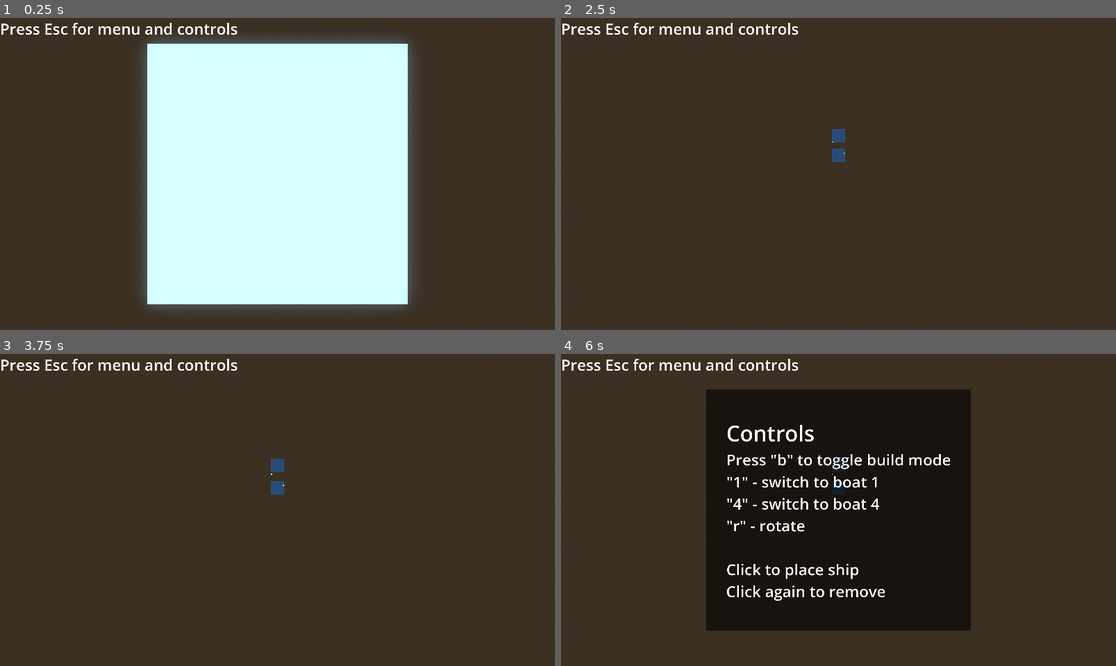
Above: before the commit, frames 1-4 (two rows, left to right).
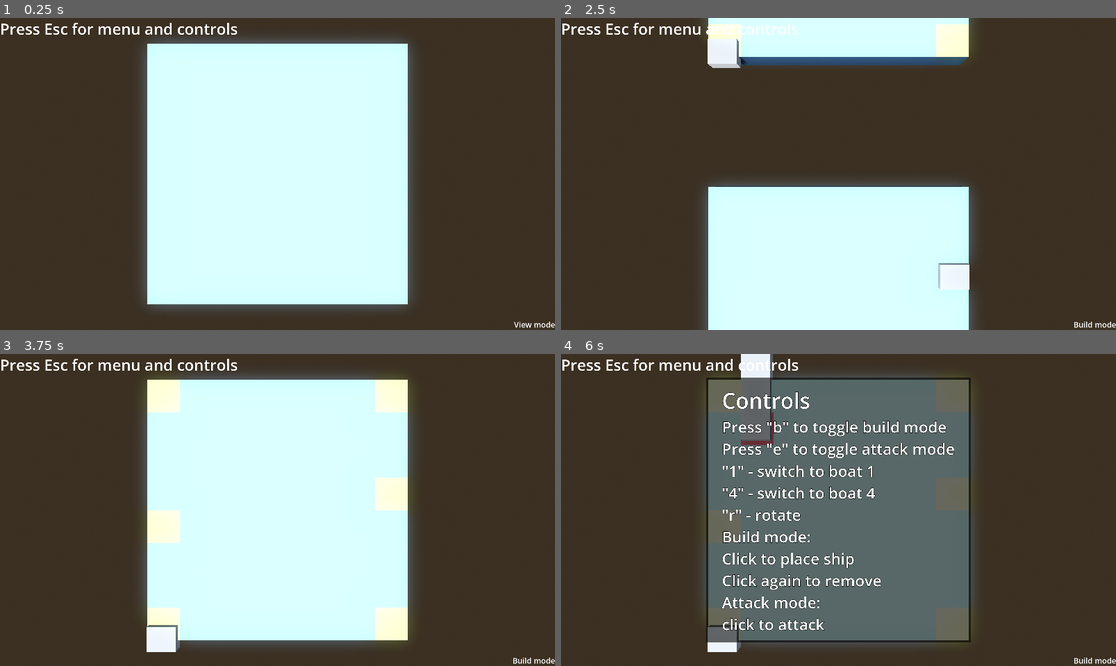
Above: after the commit, the same moments.

Repository: Qwenty228/netcentric
Game: Godot game, scene res://base_level.tscn
Same seed, same stepped clock (60 frames per second), same inputs: the game is played once before the commit and once after it.
Inputs (mouse positions are in pixels of both pictures, inside the frame that each line leads up to):
- Up to frame 1 (0.25 s): no input
- Up to frame 2 (2.5 s): tap Enter (switch_board) at 0.5, 1.55, 2.1 s; move the mouse to (960, 158) at 0.52 s; tap B (build) at 0.6 s; click (960, 158) at 0.8 s; move the mouse to (727, 189) at 1.27 s; click (727, 189) at 1.35 s; move the mouse to (894, 105) at 2.02 s; tap = (zoom, bound only before the commit) at 2.3 s
- Up to frame 3 (3.75 s): move the mouse to (249, 572) at 2.77 s; tap = (zoom, bound only before the commit) at 2.85 s; tap - (zoom_out, bound only before the commit) at 3.05, 3.6 s; tap Space at 3.5 s; move the mouse to (444, 556) at 3.52 s
- Up to frame 4 (6 s): tap E (attack, bound only after the commit) at 3.8, 4.35 s; tap Escape (menu) at 4.15 s; tap B (build) at 4.25, 4.55, 5, 5.75 s; move the mouse to (672, 463) at 4.27 s; move the mouse to (866, 510) at 5.02 s; tap 1 (boat1) at 5.1 s; click (866, 510) at 5.3 s; move the mouse to (755, 432) at 5.77 s; tap 4 (boat4) at 5.85 s

The runs differ from the first frame. In frame 1, less than 0.1% of the frame differs, in the area x 92-100%, y 97-100%; in frame 2, 30%; in frame 3, 42%, in the area x 25-100%, y 6-100%; in frame 4, 41%.

Commit message:
Move input readers to base_level

Diff:
--- /dev/null
+++ b/Boats/boat_manager.tscn
@@ -0,0 +1,11 @@
+[gd_scene load_steps=4 format=3 uid="uid://b2y3k1dtgksps"]
+
+[ext_resource type="Script" path="res://boat_manager.gd" id="1_120tb"]
+[ext_resource type="PackedScene" uid="uid://c2yxhd1w7tb60" path="res://Boats/small_boat.tscn" id="2_8on1q"]
+[ext_resource type="PackedScene" uid="uid://dekylbw61q2f4" path="res://Boats/boat_4.tscn" id="3_dfjgg"]
+
+[node name="BoatManager" type="Node3D"]
+transform = Transform3D(1, 0, 0, 0, 1, 0, 0, 0, 1, 0, 0, 35.2)
+script = ExtResource("1_120tb")
+boat_1 = ExtResource("2_8on1q")
+boat_4 = ExtResource("3_dfjgg")
--- a/RayPickerCamera/ray_picker_camera.gd
+++ b/RayPickerCamera/ray_picker_camera.gd
@@ -1,24 +1,24 @@
 extends Camera3D
 
 @export var grid_map: GridMap
-@export var boat_manager: Node3D
-
 @onready var ray_cast_3d: RayCast3D = $RayCast3D
 
+var boat_manager: Node3D
 var build_mode: bool
+var attack_mode: bool
 var previous_cell: Vector3i
 var previous_boat: Node3D
 var previous_pos: Vector3
 
 func _ready() -> void:
 	build_mode = false
+	attack_mode = false
 
 
 # Called every frame. 'delta' is the elapsed time since the previous frame.
 func _process(delta: float) -> void:
-	if Input.is_action_just_pressed("build"):
-		build_mode = !build_mode
-		toggle_build()
+	#switch boat manager
+	boat_manager = grid_map.get_parent().get_child(-1)
 
 	var mouse_position: Vector2 = get_viewport().get_mouse_position()
 	ray_cast_3d.target_position = project_local_ray_normal(mouse_position) * 500
@@ -27,11 +27,20 @@
 		Input.set_default_cursor_shape(Input.CURSOR_POINTING_HAND)
 		var collider = ray_cast_3d.get_collider()
 		if collider is GridMap:
+			var collision_point = ray_cast_3d.get_collision_point()
+			var cell = grid_map.local_to_map(collision_point)
+			var tile_position = grid_map.map_to_local(cell)
+
+			#attack enemy
+			if attack_mode:
+				if Input.is_action_just_pressed("click"):
+					if grid_map.is_hit(cell):
+						print("hit")
+					else:
+						print("miss")
+
+			# place ships
 			if build_mode:
-				var collision_point = ray_cast_3d.get_collision_point()
-				var cell = grid_map.local_to_map(collision_point)
-				var tile_position = grid_map.map_to_local(cell)
-
 				#boat rotation
 				if Input.is_action_just_pressed("rotate"):
 					if previous_boat != null:
--- a/base_level.gd
+++ b/base_level.gd
@@ -4,22 +4,33 @@
 @onready var opponent_grid_map: GridMap = $OppBoard/OppMap
 @onready var animation_player: AnimationPlayer = $AnimationPlayer
 @onready var ray_picker_camera: Camera3D = $RayPickerCamera
+@onready var mode_label: Label = $MenuScreen/ModeLabel
 
 var player_board := true
 
 func _ready() -> void:
-	menu_screen.visible = false
+	menu_screen.get_child(0).visible = false
 	ray_picker_camera.grid_map = player_map
 
 func _process(delta: float) -> void:
-	if Input.is_action_just_pressed("zoom"):
-		animation_player.play("test")
+	#switch modes
+	if !ray_picker_camera.build_mode and !ray_picker_camera.attack_mode:
+		mode_label.text = "View mode"
 
-	if Input.is_action_just_pressed("zoom_out"):
-		animation_player.play("RESET")
+	if Input.is_action_just_pressed("build"):
+		ray_picker_camera.build_mode = !ray_picker_camera.build_mode
+		ray_picker_camera.toggle_build()
+		mode_label.text = "Build mode"
+
+	if Input.is_action_just_pressed("attack"):
+		if !ray_picker_camera.grid_map.is_player:
+			ray_picker_camera.attack_mode = !ray_picker_camera.attack_mode
+			ray_picker_camera.build_mode = false
+			ray_picker_camera.toggle_build()
+			mode_label.text = "Attack mode"
 
 	if Input.is_action_just_pressed("menu"):
-		menu_screen.visible = !menu_screen.visible
+		menu_screen.get_child(0).visible = !menu_screen.get_child(0).visible
 
 	if Input.is_action_just_pressed("switch_board"):
 		if player_board:
@@ -32,6 +43,7 @@
 		else:
 			animation_player.play("player_board")
 			ray_picker_camera.build_mode = false
+			ray_picker_camera.attack_mode = true
 			ray_picker_camera.toggle_build()
 			player_board = !player_board
 			ray_picker_camera.grid_map = player_map
--- a/base_level.tscn
+++ b/base_level.tscn
@@ -1,12 +1,10 @@
-[gd_scene load_steps=20 format=3 uid="uid://lhxvech2dovd"]
+[gd_scene load_steps=19 format=3 uid="uid://lhxvech2dovd"]
 
 [ext_resource type="Script" path="res://base_level.gd" id="1_i2ccr"]
 [ext_resource type="PackedScene" uid="uid://dg3rm1coyrnis" path="res://RayPickerCamera/ray_picker_camera.tscn" id="1_o0cxu"]
 [ext_resource type="Texture2D" uid="uid://csqphpoynjubs" path="res://kenney_prototype-textures/Vector/texture_08.svg" id="2_apdau"]
-[ext_resource type="Script" path="res://boat_manager.gd" id="2_h3xsi"]
 [ext_resource type="PackedScene" uid="uid://brk2p6bvxe20r" path="res://grid_map.tscn" id="3_1ohpt"]
-[ext_resource type="PackedScene" uid="uid://c2yxhd1w7tb60" path="res://Boats/small_boat.tscn" id="3_pvxw5"]
-[ext_resource type="PackedScene" uid="uid://dekylbw61q2f4" path="res://Boats/boat_4.tscn" id="4_bc6bj"]
+[ext_resource type="PackedScene" uid="uid://b2y3k1dtgksps" path="res://Boats/boat_manager.tscn" id="4_dxq0f"]
 
 [sub_resource type="ProceduralSkyMaterial" id="ProceduralSkyMaterial_hx2ue"]
 sky_horizon_color = Color(0.64625, 0.65575, 0.67075, 1)
@@ -37,6 +35,9 @@
 
 [sub_resource type="LabelSettings" id="LabelSettings_h15kj"]
 font_size = 64
+
+[sub_resource type="LabelSettings" id="LabelSettings_alx3a"]
+font_size = 32
 
 [sub_resource type="Animation" id="Animation_ehr2a"]
 resource_name = "opp_board"
@@ -172,12 +173,9 @@
 material = SubResource("StandardMaterial3D_mgmue")
 
 [node name="GridMap" parent="PlayerBoard" instance=ExtResource("3_1ohpt")]
-
-[node name="BoatManager" type="Node3D" parent="PlayerBoard"]
-transform = Transform3D(1, 0, 0, 0, 1, 0, 0, 0, 1, 0, 0, 35.2)
-script = ExtResource("2_h3xsi")
-boat_1 = ExtResource("3_pvxw5")
-boat_4 = ExtResource("4_bc6bj")
+is_player = true
+
+[node name="BoatManager" parent="PlayerBoard" instance=ExtResource("4_dxq0f")]
 
 [node name="OppBoard" type="Node3D" parent="."]
 transform = Transform3D(1, 0, 0, 0, 1, 0, 0, 0, 1, 0, 0, 55)
@@ -192,10 +190,11 @@
 "cells": PackedInt32Array(65532, 65532, 2, 65532, 65533, 0, 65533, 65533, 0, 65533, 65534, 0, 65534, 65534, 0, 65534, 6 …(738 unchanged characters)…
 }
 
-[node name="RayPickerCamera" parent="." node_paths=PackedStringArray("grid_map", "boat_manager") instance=ExtResource("1_o0cxu")]
+[node name="BoatManager" parent="OppBoard" instance=ExtResource("4_dxq0f")]
+
+[node name="RayPickerCamera" parent="." node_paths=PackedStringArray("grid_map") instance=ExtResource("1_o0cxu")]
 transform = Transform3D(-1, -8.74228e-08, 0, -3.82137e-15, 4.37114e-08, 1, -8.74228e-08, 1, -4.37114e-08, 0, 25, 0.02)
 grid_map = NodePath("../PlayerBoard/GridMap")
-boat_manager = NodePath("../PlayerBoard/BoatManager")
 
 [node name="MenuScreen" type="Control" parent="."]
 layout_mode = 3
@@ -205,7 +204,7 @@
 grow_horizontal = 2
 grow_vertical = 2
 
-[node name="CenterContainer" type="CenterContainer" parent="MenuScreen"]
+[node name="ControlsContainer" type="CenterContainer" parent="MenuScreen"]
 layout_mode = 1
 anchors_preset = 15
 anchor_right = 1.0
@@ -213,46 +212,57 @@
 grow_horizontal = 2
 grow_vertical = 2
 
-[node name="ColorRect" type="ColorRect" parent="MenuScreen/CenterContainer"]
-custom_minimum_size = Vector2(1100, 1000)
+[node name="ColorRect" type="ColorRect" parent="MenuScreen/ControlsContainer"]
+custom_minimum_size = Vector2(1100, 1100)
 layout_mode = 2
 color = Color(0, 0, 0, 0.596078)
 
-[node name="VBoxContainer" type="VBoxContainer" parent="MenuScreen/CenterContainer"]
-layout_mode = 2
-
-[node name="Label3" type="Label" parent="MenuScreen/CenterContainer/VBoxContainer"]
+[node name="VBoxContainer" type="VBoxContainer" parent="MenuScreen/ControlsContainer"]
+layout_mode = 2
+
+[node name="Label3" type="Label" parent="MenuScreen/ControlsContainer/VBoxContainer"]
 layout_mode = 2
 text = "Controls"
 label_settings = SubResource("LabelSettings_ltwcd")
 
-[node name="Label" type="Label" parent="MenuScreen/CenterContainer/VBoxContainer"]
-layout_mode = 2
-text = "Press \"b\" to toggle build mode"
+[node name="Label" type="Label" parent="MenuScreen/ControlsContainer/VBoxContainer"]
+layout_mode = 2
+text = "Press \"b\" to toggle build mode
+Press \"e\" to toggle attack mode"
 label_settings = SubResource("LabelSettings_4yaae")
 
-[node name="Label2" type="Label" parent="MenuScreen/CenterContainer/VBoxContainer"]
+[node name="Label2" type="Label" parent="MenuScreen/ControlsContainer/VBoxContainer"]
 layout_mode = 2
 text = "\"1\" - switch to boat 1
 \"4\" - switch to boat 4
 \"r\" - rotate
-
+Build mode:
 Click to place ship
-Click again to remove"
+Click again to remove
+Attack mode:
+click to attack"
 label_settings = SubResource("LabelSettings_4yaae")
 
-[node name="Control" type="Control" parent="."]
-layout_mode = 3
-anchors_preset = 0
-offset_right = 40.0
-offset_bottom = 40.0
-
-[node name="Label" type="Label" parent="Control"]
+[node name="HelperLabel" type="Label" parent="MenuScreen"]
 layout_mode = 0
-offset_right = 40.0
-offset_bottom = 23.0
+offset_right = 987.0
+offset_bottom = 88.0
 text = "Press Esc for menu and controls"
 label_settings = SubResource("LabelSettings_h15kj")
+
+[node name="ModeLabel" type="Label" parent="MenuScreen"]
+layout_mode = 1
+anchors_preset = 3
+anchor_left = 1.0
+anchor_top = 1.0
+anchor_right = 1.0
+anchor_bottom = 1.0
+offset_left = -71.0
+offset_top = -23.0
+grow_horizontal = 0
+grow_vertical = 0
+text = "View mode"
+label_settings = SubResource("LabelSettings_alx3a")
 
 [node name="AnimationPlayer" type="AnimationPlayer" parent="."]
 libraries = {
--- a/grid_map.gd
+++ b/grid_map.gd
@@ -1,6 +1,8 @@
 extends GridMap
 
-func is_hit(attack_position:Vector3) -> bool:
+@export var is_player: bool
+
+func is_hit(attack_position:Vector3i) -> bool:
 	var pos = local_to_map(attack_position)
 	if get_cell_item(attack_position) == 2:
 		return true
--- a/project.godot
+++ b/project.godot
@@ -67,13 +67,8 @@
 "events": [Object(InputEventKey,"resource_local_to_scene":false,"resource_name":"","device":-1,"window_id":0,"alt_press …(195 unchanged characters)…
 ]
 }
-zoom={
+attack={
 "deadzone": 0.5,
-"events": [Object(InputEventKey,"resource_local_to_scene":fa …(141 unchanged characters)… ":false,"keycode":0,"physical_keycode":61,"key_label":0,"unicode":61,"location":0,"echo":false,"script":null)
+"events": [Object(InputEventKey,"resource_local_to_scene":fa …(141 unchanged characters)… ":false,"keycode":0,"physical_keycode":69,"key_label":0,"unicode":101,"location":0,"echo":false,"script":null)
 ]
 }
-zoom_out={
-"deadzone": 0.5,
-"events": [Object(InputEventKey,"resource_local_to_scene":false,"resource_name":"","device":-1,"window_id":0,"alt_pressed":false,"shift_pressed":false,"ctrl_pressed":false,"meta_pressed":false,"pressed":false,"keycode":0,"physical_keycode":45,"key_label":0,"unicode":45,"location":0,"echo":false,"script":null)
-]
-}
